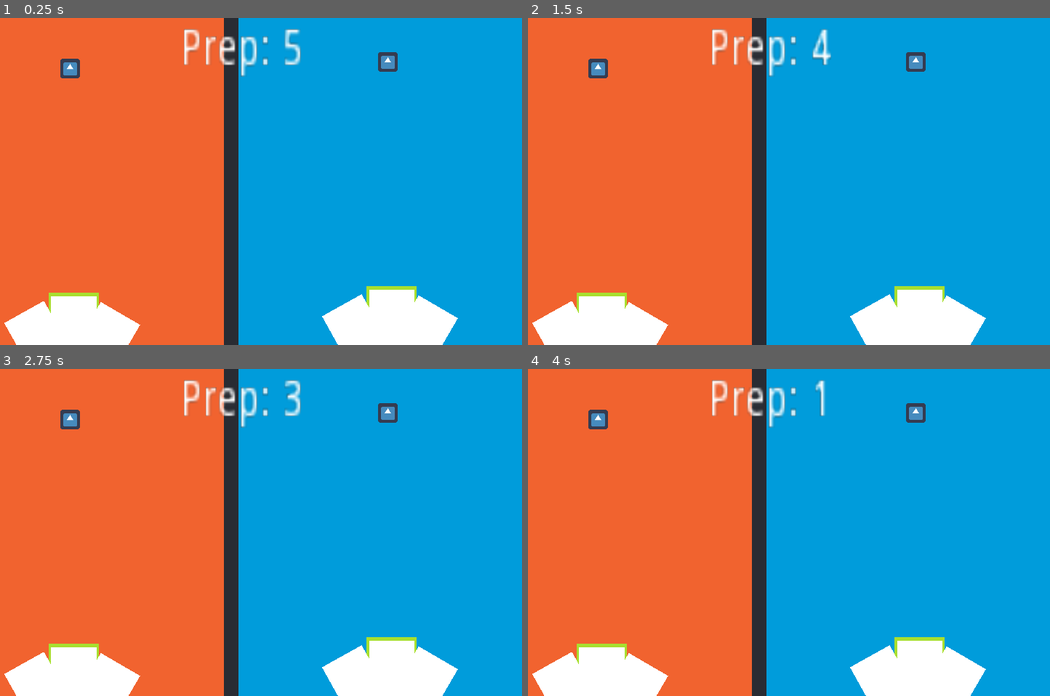
Above: before the commit, frames 1-4 (two rows, left to right).
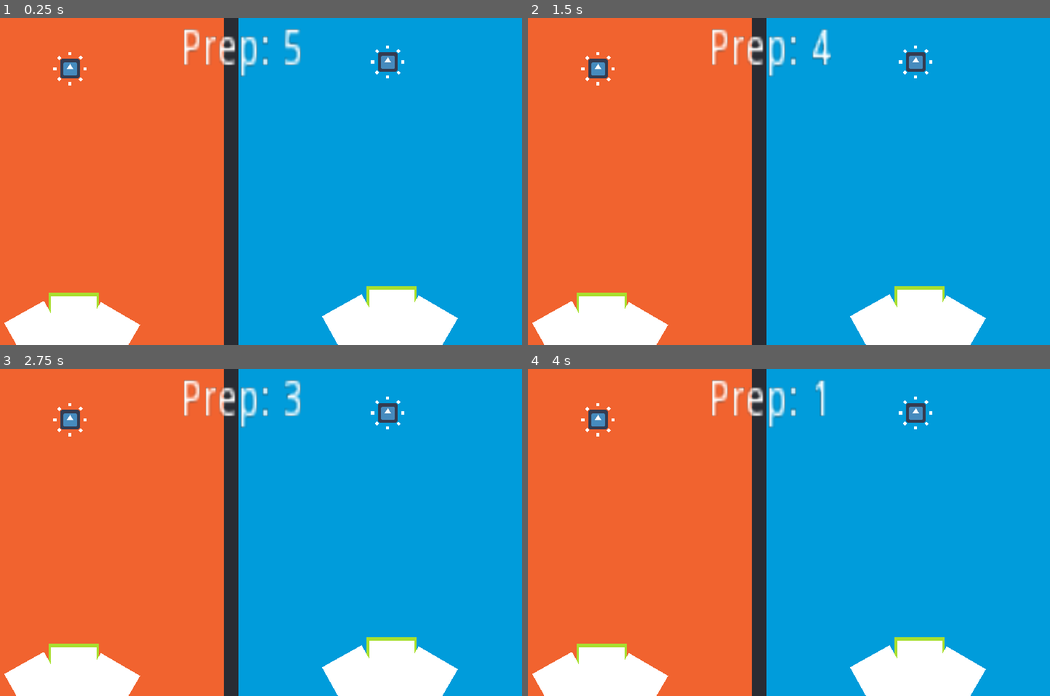
Above: after the commit, the same moments.

Repository: bitten-sweet-studio/paper-duel
Game: Godot game, scene res://arenas/arena_full.tscn
Two runs of this game, one before a commit and one after it. Both use one fixed random seed, a clock stepped at 60 frames per second and the inputs below. The engine's default icon, where the game draws it, is replaced by a stand-in: a white triangle on a blue panel in a dark square.
Inputs:
- Up to frame 1 (0.25 s): no input
- Up to frame 2 (1.5 s): tap Enter at 0.5 s; tap Space at 1.25 s
- Up to frame 3 (2.75 s): no input
- Up to frame 4 (4 s): tap Enter at 2.75 s; tap Space at 3.5 s

The runs differ from the first frame. In frame 1, less than 0.1% of the frame differs, in the area x 10-78%, y 8-21%; in frame 2, less than 0.1%; in frame 3, less than 0.1%; in frame 4, less than 0.1%.

Commit message:
feat: weapon attachment working perfectly

Diff:
--- a/game/card/card.tscn
+++ b/game/card/card.tscn
@@ -1,10 +1,12 @@
-[gd_scene load_steps=3 format=2]
+[gd_scene load_steps=4 format=2]
 
 [ext_resource path="res://util/textures/white_pixel.png" type="Texture" id=1]
 [ext_resource path="res://scripts/card/card.gd" type="Script" id=2]
+[ext_resource path="res://weapon/weapon_def_ak_47.tres" type="Resource" id=3]
 
 [node name="card" type="Node2D"]
 script = ExtResource( 2 )
+weapon_definition = ExtResource( 3 )
 border_path = NodePath("border")
 
 [node name="border" type="Sprite" parent="."]
--- a/game/player/player.tscn
+++ b/game/player/player.tscn
@@ -8,6 +8,8 @@
 [ext_resource path="res://scripts/player/state_machine/player_fighting_state.gd" type="Script" id=6]
 [ext_resource path="res://scripts/player/state_machine/player_state_machine.gd" type="Script" id=7]
 [ext_resource path="res://card_hand/card_hand.tscn" type="PackedScene" id=8]
+[ext_resource path="res://scripts/weapon_system/weapon_slot_manager.gd" type="Script" id=9]
+[ext_resource path="res://weapon/weapon_slot.tscn" type="PackedScene" id=10]
 
 [sub_resource type="RectangleShape2D" id=2]
 extents = Vector2( 32, 32 )
@@ -32,6 +34,10 @@
 [node name="player_hurtbox_collider" type="CollisionShape2D" parent="player_body/player_hurtbox"]
 shape = SubResource( 1 )
 
+[node name="weapon_slots" type="Node2D" parent="player_body"]
+script = ExtResource( 9 )
+weapon_slot_scene = ExtResource( 10 )
+
 [node name="state_machine" type="Node" parent="."]
 script = ExtResource( 7 )
 _player_path = NodePath("..")
--- a/game/project.godot
+++ b/game/project.godot
@@ -94,7 +94,7 @@
 "language": "GDScript",
 "path": "res://scripts/util/string_res.gd"
 }, {
-"base": "Node",
+"base": "Node2D",
 "class": "Weapon",
 "language": "GDScript",
 "path": "res://scripts/weapon_system/weapon.gd"
@@ -104,10 +104,15 @@
 "language": "GDScript",
 "path": "res://scripts/weapon_system/weapon_definition.gd"
 }, {
+"base": "Node2D",
+"class": "WeaponSlot",
+"language": "GDScript",
+"path": "res://scripts/weapon_system/weapon_slot.gd"
+}, {
 "base": "Node",
 "class": "WeaponSlotManager",
 "language": "GDScript",
-"path": "res://scripts/player/player_weapon_slot_manager.gd"
+"path": "res://scripts/weapon_system/weapon_slot_manager.gd"
 }, {
 "base": "Node",
 "class": "WeaponSystem",
@@ -144,6 +149,7 @@
 "StringRes": "",
 "Weapon": "",
 "WeaponDefinition": "",
+"WeaponSlot": "",
 "WeaponSlotManager": "",
 "WeaponSystem": "",
 "WeaponTrait": "",
--- a/game/scripts/card/card_hand.gd
+++ b/game/scripts/card/card_hand.gd
@@ -3,24 +3,19 @@
 
 export var _current_hovered_card_index: int = 0
 
-
 func _ready():
 	hover_by_index(_current_hovered_card_index)
 	pass
 
-
 func hover_previous():
 	hover_by_offset(+1)
-
 
 func hover_next():
 	hover_by_offset(-1)
 
-
 func hover_by_offset(offset: int):
 	hover_by_index(_current_hovered_card_index + offset)
 	pass
-
 
 func hover_by_index(index: int):
 	if !has_cards():
@@ -30,25 +25,23 @@
 	set_hover_state_by_index(index, true)
 	_current_hovered_card_index = index
 
-
 func set_hover_state_by_index(index: int, value: bool):
 	var card: Card = get_card_by_index(index)
 	card.set_hover_state(value)
 
-
 func get_card_by_index(index: int):
 	index = wrapi(index, 0, get_child_count())
 	var result: Card = get_child(index)
-
 	return result
-
 
 func select_current_card() -> Weapon:
 	var card: Card = get_card_by_index(_current_hovered_card_index)
 	var result: Weapon = card.instantiate_weapon()
-
 	return result
 
+func current_card():
+	var card: Card = get_card_by_index(_current_hovered_card_index)
+	return card
 
 func has_cards():
 	var result: bool = get_child_count() >= 1
--- a/game/scripts/player/player.gd
+++ b/game/scripts/player/player.gd
@@ -6,14 +6,17 @@
 
 export var _card_hand_path: NodePath = "card_hand"
 export var _movement_path: NodePath = "player_body"
-export var _weapon_slot_manager: NodePath
+export var _weapon_slot_manager_path: NodePath = "player_body/weapon_slots"
 export var _state_machine_path: NodePath = "state_machine"
+export var weapon_slot: PackedScene
+export var _weapon_slot_count : int
 
+onready var weapon_slot_manager = get_node(_weapon_slot_manager_path)
 onready var card_hand: CardHand = get_node(_card_hand_path)
 onready var movement = get_node(_movement_path)
-#onready var weapon_slot_manager = get_node(_weapon_slot_manager)
 onready var _state_machine = get_node(_state_machine_path)
 
 func _ready():
 	movement.setup(self)
 	_state_machine.setup()
+	weapon_slot_manager.instantiate_weapon_slots()
--- a/game/scripts/player/player_movement.gd
+++ b/game/scripts/player/player_movement.gd
@@ -2,7 +2,7 @@
 class_name PlayerMovement
 
 export var is_movement_enabled: bool = true
-export var speed: float = 500.0
+export var speed: float = 25000.0
 export var _input_definition: Resource
 
 var velocity
@@ -27,7 +27,7 @@
 
 func move(delta: float):
 	get_movement_input()
-	velocity = move_and_slide(velocity * speed * delta)
+	move_and_slide(velocity * speed * delta)
 
 
 func get_movement_input():
--- a/game/scripts/player/player_weapon_slot_manager.gd
+++ /dev/null
@@ -1,9 +0,0 @@
-extends Node
-class_name WeaponSlotManager
-
-
-func attach_weapon(weapon_instance: Weapon):
-	var target_slot: Node2D = get_child(0)
-	target_slot.add_child(weapon_instance)
-	weapon_instance.global_position = target_slot.global_position
-	weapon_instance.global_rotation = target_slot.global_rotation
--- a/game/scripts/player/state_machine/player_card_selection_state.gd
+++ b/game/scripts/player/state_machine/player_card_selection_state.gd
@@ -31,13 +31,15 @@
 
 
 func handle_interact_input():
-	var weapon_instance: Weapon = _player.card_hand.select_current_card()
-	_player.weapon_slot_manager.attach_weapon(weapon_instance)
+	var weapon: Weapon = _player.card_hand.select_current_card()
+	_player.card_hand.current_card().queue_free()
+	_player.weapon_slot_manager.start_weapon_attachment(weapon)
+	_player.weapon_slot_manager.attach_to_first_valid_slot()
+
 	_state_machine.change_state(PlayerStateMachine.State.WEAPON_ATTACHMENT)
 
 
 func exit():
-	_player.movement.is_movement_enabled = true
 	pass
 
 #func try_buy_card():
--- a/game/scripts/player/state_machine/player_weapon_attachment_state.gd
+++ b/game/scripts/player/state_machine/player_weapon_attachment_state.gd
@@ -1,10 +1,39 @@
 extends Node
 class_name PlayerWeaponAttachmentState
 
+export var input_definition: Resource
 
-func enter():
-	print("Weapon Attachment - Enter")
+var _state_machine: PlayerStateMachine
+var _player
+
+
+func enter(state_machine):
+	_state_machine = state_machine
+	_player = _state_machine.player
+	_player.movement.is_movement_enabled = false
+	input_definition = _player.input_definition
+	print("Card selection begun")
+
+
+func update(_delta: float):
+	handle_input()
+
+
+func handle_input():
+	if Input.is_action_just_pressed(input_definition.right_input):
+		_player.weapon_slot_manager.attach_next()
+
+	elif Input.is_action_just_pressed(input_definition.left_input):
+		_player.weapon_slot_manager.attach_previous()
+
+	elif Input.is_action_just_pressed(input_definition.interact):
+		handle_interact_input()
+
+
+func handle_interact_input():
+	_player.weapon_slot_manager.end_weapon_attachment()
+	_state_machine.change_state(PlayerStateMachine.State.CARD_SELECTION)
 
 
 func exit():
-	print("Weapon Attachment - Exit")
+	pass
--- a/game/scripts/weapon_system/weapon.gd
+++ b/game/scripts/weapon_system/weapon.gd
@@ -1,4 +1,4 @@
-extends Node
+extends Node2D
 class_name Weapon
 
 export var definition: Resource
--- /dev/null
+++ b/game/scripts/weapon_system/weapon_slot.gd
@@ -0,0 +1,18 @@
+extends Node2D
+class_name WeaponSlot
+
+var _weapon: Weapon
+
+func attach(weapon: Weapon) -> bool:
+	if has_weapon():
+		return false
+
+	_weapon = weapon
+	add_child(_weapon)
+	return true
+
+func has_weapon() -> bool:
+	return _weapon != null
+
+func get_weapon() -> Weapon:
+	return _weapon
--- /dev/null
+++ b/game/scripts/weapon_system/weapon_slot_manager.gd
@@ -0,0 +1,66 @@
+extends Node
+class_name WeaponSlotManager
+
+export var weapon_slot_scene : PackedScene
+export var _weapon_slot_count : int = 8
+export var radius = 50
+
+var _first_valid_slot_index: int = 0
+var _handled_weapon: Weapon
+var _handled_weapon_slot_index: int
+
+func instantiate_weapon_slots():
+	var step = 2 * PI / _weapon_slot_count
+	for i in range(_weapon_slot_count):
+		var current_weapon_slot = weapon_slot_scene.instance()
+		var current_weapon_slot_position = Vector2(radius, 0).rotated(step * i)
+		current_weapon_slot.global_position = current_weapon_slot_position
+		current_weapon_slot.rotation = current_weapon_slot_position.angle()
+		add_child(current_weapon_slot)
+
+func start_weapon_attachment(weapon: Weapon):
+	_handled_weapon = weapon
+
+func end_weapon_attachment():
+	_handled_weapon = null
+	pass
+
+func attach_to_first_valid_slot():
+	attach_weapon(_first_valid_slot_index)
+
+func attach_previous():
+	attach_by_offset(-1)
+
+func attach_next():
+	attach_by_offset(+1)
+
+func attach_by_offset(offset: int):
+	attach_weapon(_handled_weapon_slot_index + offset)
+
+func attach_weapon(slot_index: int):
+	if !_handled_weapon:
+		return
+
+	slot_index = get_valid_slot_index(slot_index)
+
+	var target_slot: WeaponSlot = get_child(slot_index)
+	var weapon_parent = _handled_weapon.get_parent()
+
+	if weapon_parent:
+		reparent(_handled_weapon, target_slot)
+	else:
+		target_slot.add_child(_handled_weapon)
+
+	_handled_weapon_slot_index = slot_index
+
+	_handled_weapon.global_position = target_slot.global_position
+	_handled_weapon.global_rotation = target_slot.global_rotation
+
+func get_valid_slot_index(index: int):
+	var result = wrapi(index, 0, _weapon_slot_count)
+	return result
+
+func reparent(current_node, target_parent):
+	var current_node_parent = current_node.get_parent()
+	current_node_parent.remove_child(current_node)
+	target_parent.add_child(current_node)
--- /dev/null
+++ b/game/weapon/ak_47/ak_47.tscn
@@ -0,0 +1,10 @@
+[gd_scene load_steps=2 format=2]
+
+[ext_resource path="res://util/textures/weapon.png" type="Texture" id=1]
+
+[node name="ak_47" type="Node2D"]
+
+[node name="Weapon" type="Sprite" parent="."]
+position = Vector2( 93, 4 )
+scale = Vector2( 0.935, 0.965 )
+texture = ExtResource( 1 )
--- /dev/null
+++ b/game/weapon/weapon_def_ak_47.tres
@@ -0,0 +1,12 @@
+[gd_resource type="Resource" load_steps=3 format=2]
+
+[ext_resource path="res://scripts/weapon_system/weapon_definition.gd" type="Script" id=1]
+[ext_resource path="res://weapon/ak_47/ak_47.tscn" type="PackedScene" id=2]
+
+[resource]
+script = ExtResource( 1 )
+body_scene = ExtResource( 2 )
+traits = [  ]
+bullets_definition = [  ]
+bullets_per_shot_range = Vector2( 0, 0 )
+bullets_spread_range = Vector2( 0, 0 )
--- /dev/null
+++ b/game/weapon/weapon_slot.tscn
@@ -0,0 +1,11 @@
+[gd_scene load_steps=3 format=2]
+
+[ext_resource path="res://util/textures/white_pixel.png" type="Texture" id=1]
+[ext_resource path="res://scripts/weapon_system/weapon_slot.gd" type="Script" id=2]
+
+[node name="weapon_slot" type="Node2D"]
+script = ExtResource( 2 )
+
+[node name="WhitePixel" type="Sprite" parent="."]
+scale = Vector2( 10, 10 )
+texture = ExtResource( 1 )
Not shown: 1 places in game/player/player.tscn that only renumber resources
